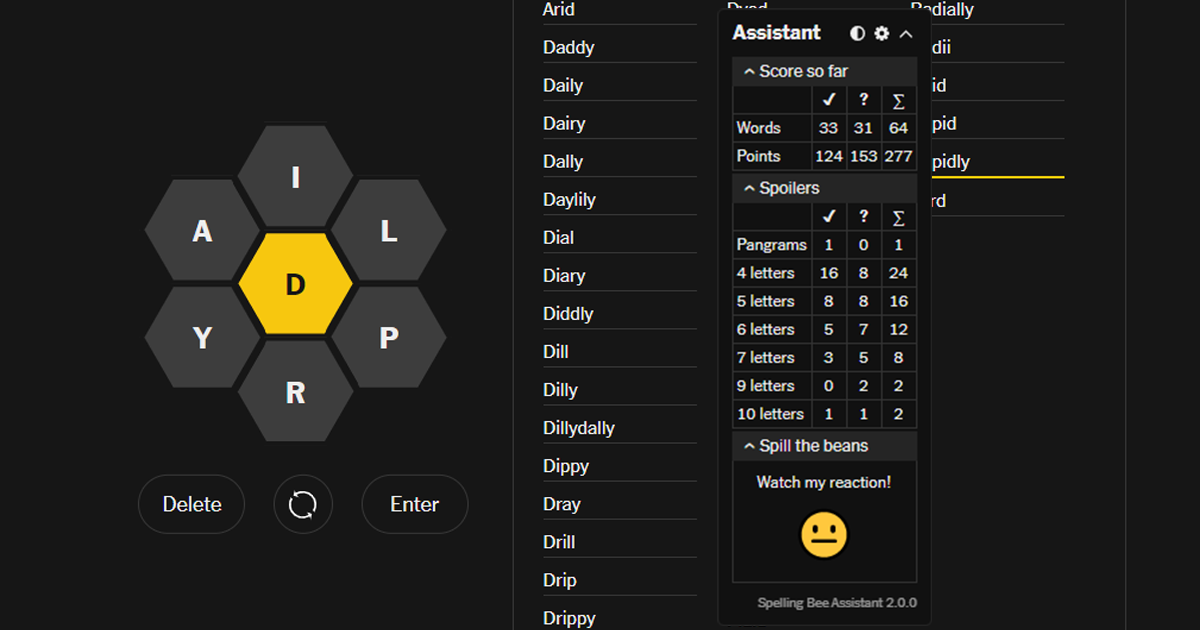
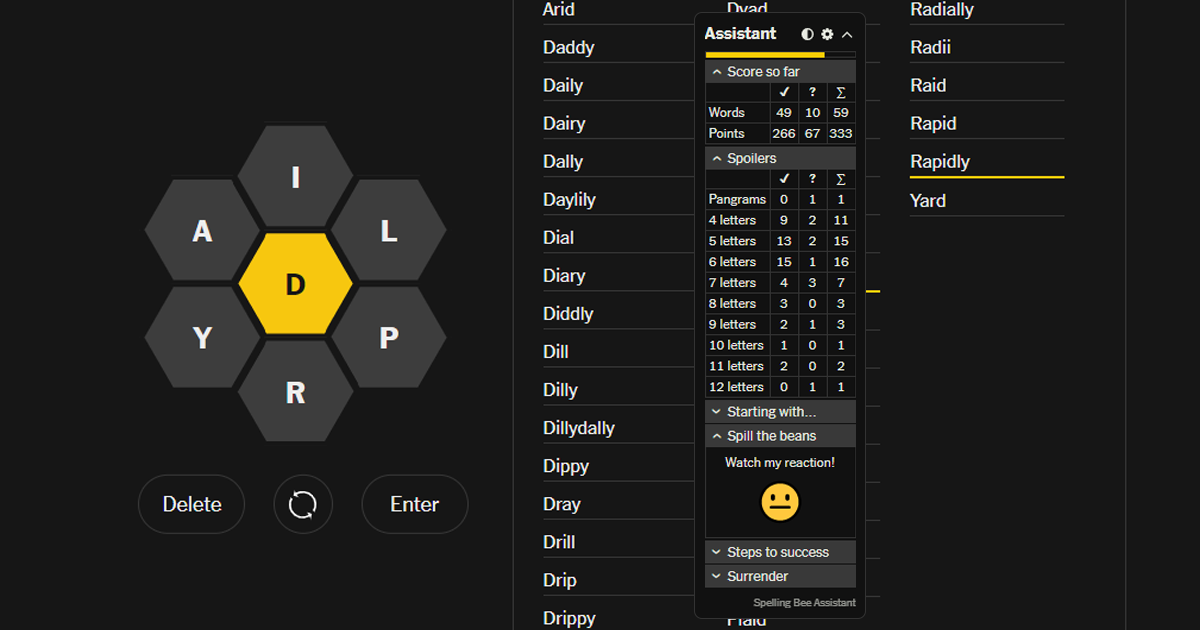
Two versions of the same layered image (1200×630). Layer-by-layer changes:
renamed "dark" to "sba", painted on it over (694, 8, 932, 626)
added group "spelling-bee" with 2 layers over (694, 8, 932, 626)
renamed "Layer 2" to "dark", moved it into group "spelling-bee" over (694, 8, 932, 626)
renamed "Layer 3" to "light", moved it into group "spelling-bee" over (694, 8, 932, 626)
